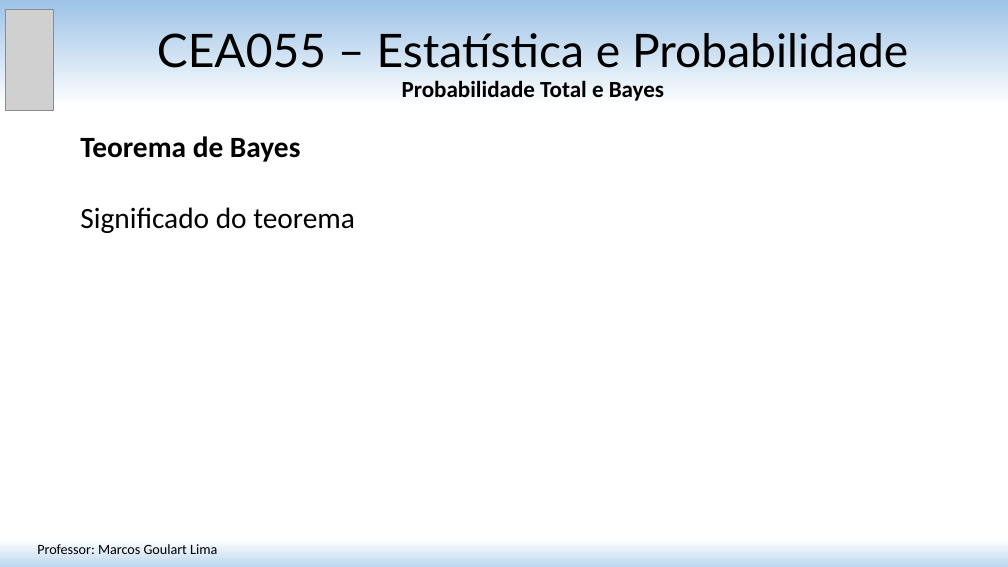
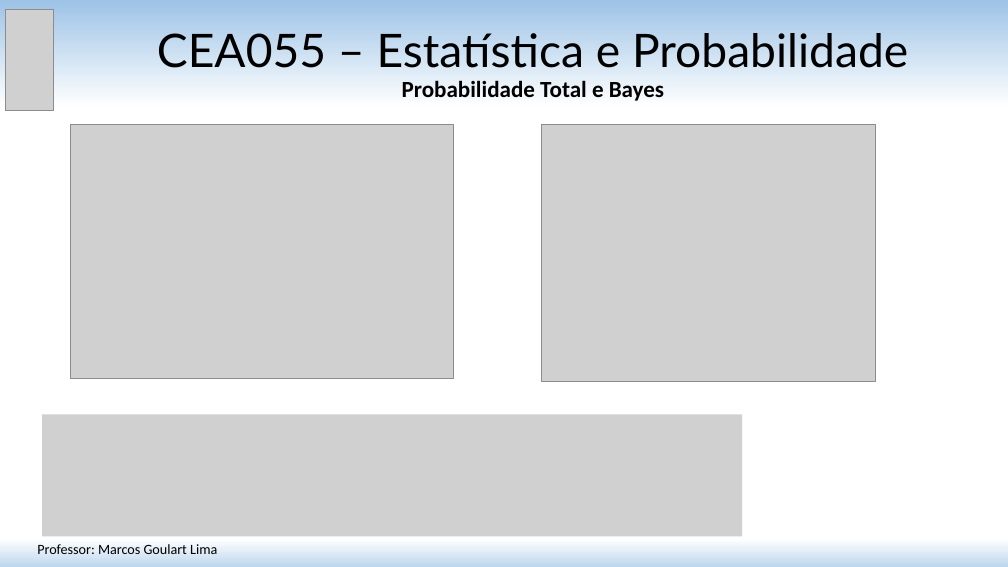
Before and after one commit to matmarcos/minhas-aulas, a slide deck: slide 12 of content/2026-2/cea055-estatistica-probabilidade/06-probabilidade-total-bayes/Aula_06_Probabilidade_Total_Bayes.pptx (slide 5 before the commit). Drawn at 1008x567 pixels with LibreOffice and Linux fonts; fonts in the diff are those of the drawing; grey boxes stand for pictures. Boxes give left, top, right and bottom in pixels: in the first picture for what was removed or moved away, otherwise in the second. Text is boxed around its words. In the diff, an @@ line names an element or a change of style, - is before the commit and + after.

```diff
--- a/content/2026-2/cea055-estatistica-probabilidade/06-probabilidade-total-bayes/Aula_06_Probabilidade_Total_Bayes.pptx
+++ b/content/2026-2/cea055-estatistica-probabilidade/06-probabilidade-total-bayes/Aula_06_Probabilidade_Total_Bayes.pptx
@@ picture added at <box>70,124,454,378</box> @@
@@ text removed at <box>80,136,355,233</box> @@
-Teorema de Bayes
-Significado do teorema
@@ picture added at <box>542,124,876,381</box> @@
@@ picture added at <box>42,414,743,536</box> @@
```
Also in this commit, not shown: 9 other slides changed, 10 slides added, 3 other files.
